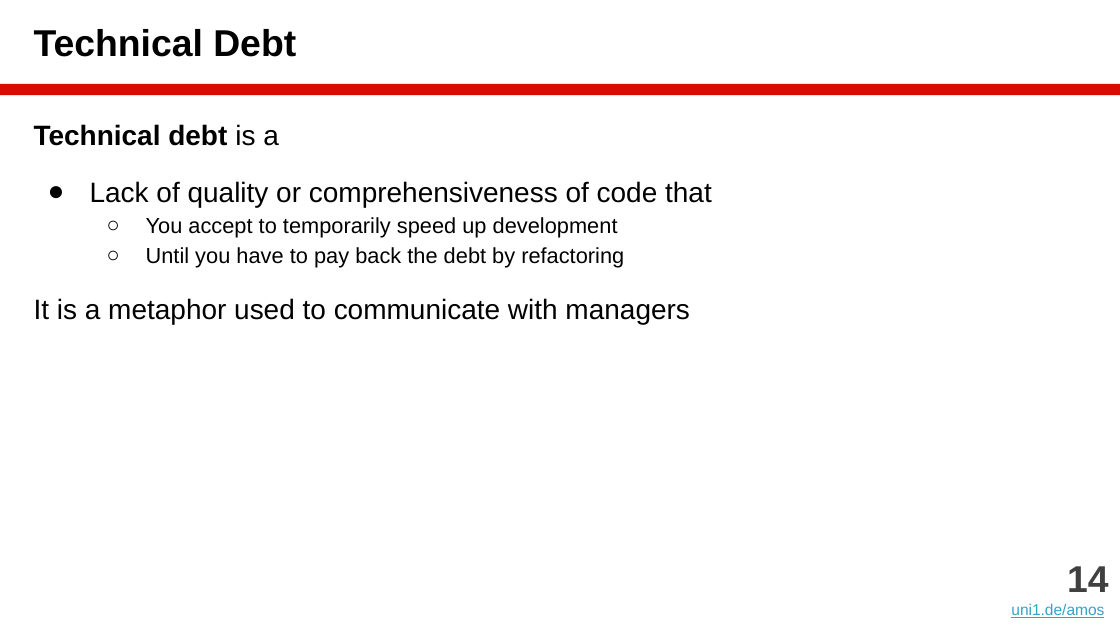
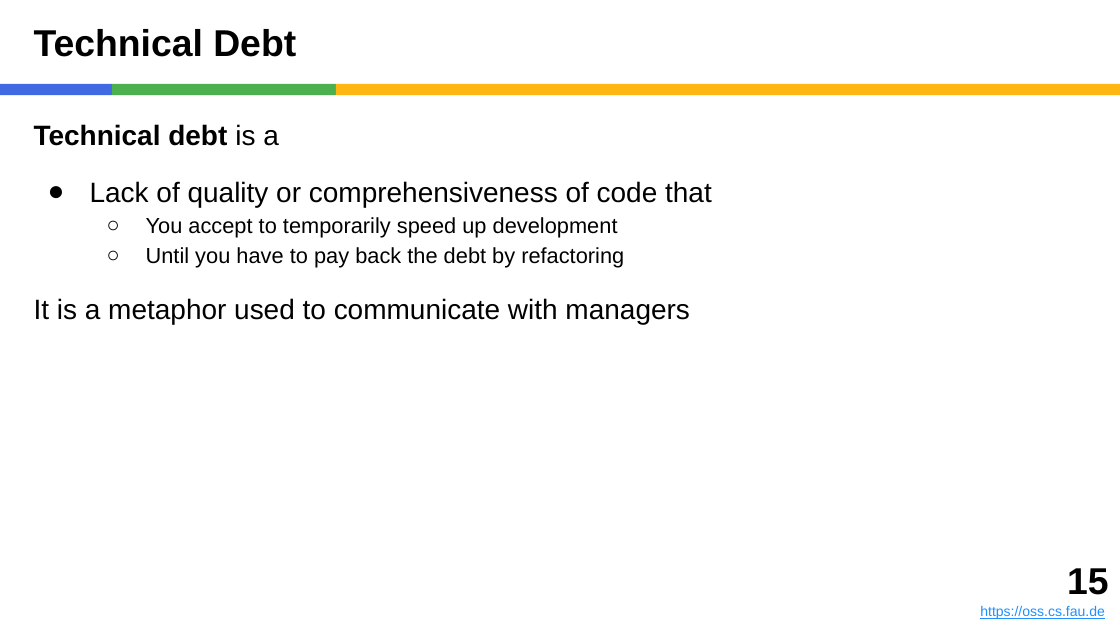
Before and after one commit to dirkriehle/amos-course, a slide deck: slide 15 of Lecture slides/AMOS B05 - Agile Programming.pptx (slide 14 before the commit). Drawn at 1120x630 pixels with LibreOffice and Linux fonts; fonts in the diff are those of the drawing. Boxes give left, top, right and bottom in pixels: in the first picture for what was removed or moved away, otherwise in the second. Text is boxed around its words. In the diff, an @@ line names an element or a change of style, - is before the commit and + after.

```diff
--- a/Lecture slides/AMOS B05 - Agile Programming.pptx
+++ b/Lecture slides/AMOS B05 - Agile Programming.pptx
@@ rectangle added at (x1=0, y1=84, x2=112, y2=95), fill #4169E1 @@
@@ rectangle added at (x1=112, y1=84, x2=336, y2=95), fill #4CAF50 @@
@@ rectangle resized from (x1=0, y1=84, x2=1120, y2=95) to (x1=336, y1=84, x2=1120, y2=95) @@
@@ rectangle at (x1=336, y1=84, x2=1120, y2=95): fill #D50D01 to #FEB612 @@
@@ text added at (x1=980, y1=568, x2=1108, y2=619), 9 pt, text #1E90FF, underline @@
+15
+https://oss.cs.fau.de
@@ text removed at (x1=1011, y1=566, x2=1108, y2=618) @@
-14
-uni1.de/amos
```
Also in this commit, not shown: 47 other slides changed, 1 slide added, 13 other files.
